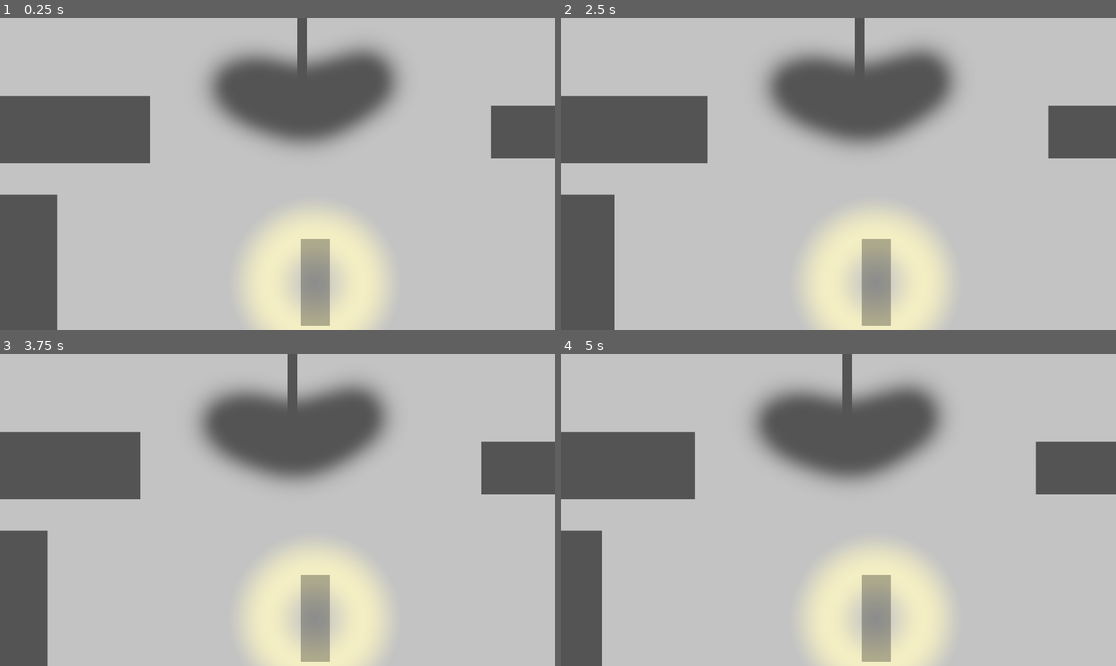
Above: before the commit, frames 1-4 (two rows, left to right).
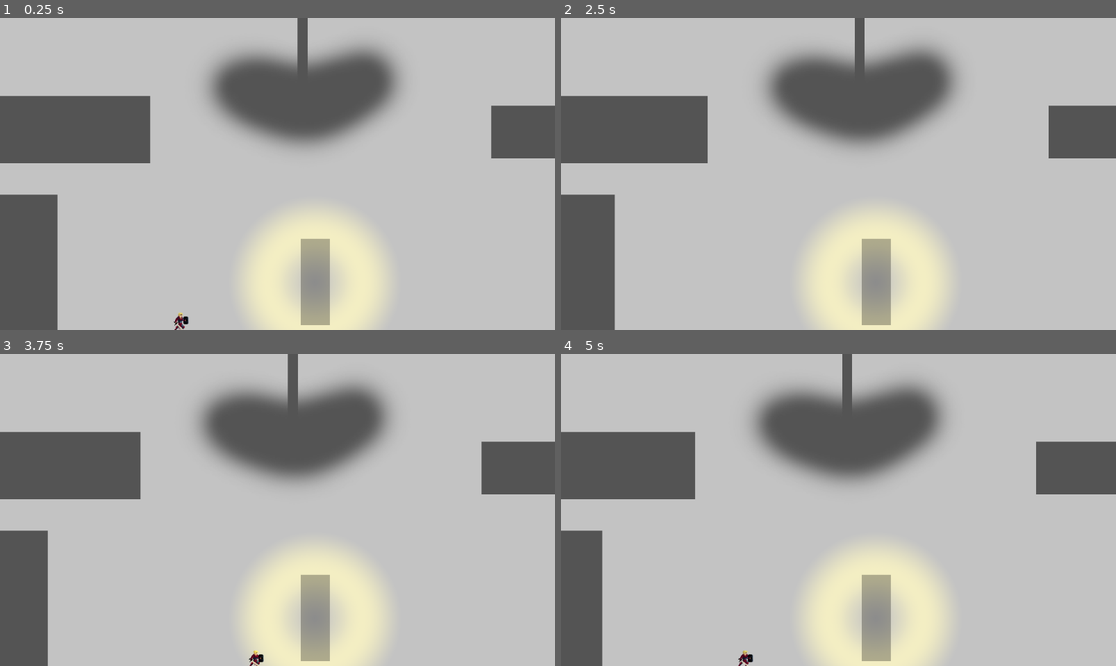
Above: after the commit, the same moments.

Repository: EmersonGGS/Fate-The-Broken-Thread-GameOffJam2021
Game: Godot game, scene res://Scenes/PrototypeRoom.tscn
The game is run twice, just before and just after one commit, with the same random seed, the same clock (stepped at 60 frames per second) and the same inputs.
Inputs:
- Up to frame 1 (0.25 s): no input
- Up to frame 2 (2.5 s): hold Right (ui_right) 0.53-1.28 s; hold Down (down, bound only after the commit) 1.28-2.03 s; tap Enter at 2 s; hold Right (ui_right) from 2.03 s (still down)
- Up to frame 3 (3.75 s): release Right (ui_right) at 2.78 s; hold W (up, bound only after the commit) 2.78-3.53 s; hold A (left, bound only after the commit) from 3.53 s (still down)
- Up to frame 4 (5 s): keep holding A (left, bound only after the commit)

The runs differ from the first frame. In frame 1, 0.2% of the frame differs, in the area x 10-60%, y 0-100%; in frame 2, less than 0.1%; in frame 3, 0.2%, in the area x 8-87%, y 0-100%; in frame 4, 0.2%.

Commit message:
Added knight Idle animation & spritesheets
- Added testing spritesheets for a "knight" character
- Added basic movement

Diff:
--- a/Scenes/PlayerCharacter.tscn
+++ b/Scenes/PlayerCharacter.tscn
@@ -18,6 +18,7 @@
 [node name="Player" type="AnimatedSprite" parent="."]
 position = Vector2( 502.37, 436.791 )
 frames = SubResource( 1 )
+speed_scale = 100.0
 
 [node name="Light2D" type="Light2D" parent="Player"]
 texture = ExtResource( 2 )
--- a/Scenes/PrototypeRoom.tscn
+++ b/Scenes/PrototypeRoom.tscn
@@ -1,10 +1,29 @@
-[gd_scene load_steps=5 format=2]
+[gd_scene load_steps=8 format=2]
 
 [ext_resource path="res://Assets/Background/BoringBackdrop.jpg" type="Texture" id=1]
 [ext_resource path="res://Scenes/PlayerCharacter.tscn" type="PackedScene" id=2]
 [ext_resource path="res://Scripts/PrototypeRoom.gd" type="Script" id=3]
+[ext_resource path="res://Scripts/PlayerMovement.gd" type="Script" id=4]
+[ext_resource path="res://Assets/Player/knight_idle_spritesheet.png" type="Texture" id=5]
 
 [sub_resource type="PhysicsMaterial" id=1]
+
+[sub_resource type="Animation" id=2]
+resource_name = "Idle"
+length = 1.4
+loop = true
+tracks/0/type = "value"
+tracks/0/path = NodePath("Sprite:frame")
+tracks/0/interp = 0
+tracks/0/loop_wrap = true
+tracks/0/imported = false
+tracks/0/enabled = true
+tracks/0/keys = {
+"times": PoolRealArray( 0, 0.1, 0.2, 0.3, 0.4, 0.5, 0.6, 0.7, 0.8, 0.9, 1, 1.1, 1.2, 1.3 ),
+"transitions": PoolRealArray( 1, 1, 1, 1, 1, 1, 1, 1, 1, 1, 1, 1, 1, 1 ),
+"update": 0,
+"values": [ 0, 1, 2, 3, 4, 5, 6, 7, 8, 9, 10, 11, 12, 13 ]
+}
 
 [node name="PrototypeRoom" type="Node2D"]
 script = ExtResource( 3 )
@@ -17,7 +36,8 @@
 linear_damp = 5.0
 
 [node name="Image" type="TextureRect" parent="Background"]
-margin_right = 5128.0
+margin_left = 0.942871
+margin_right = 5128.94
 margin_bottom = 1094.0
 texture = ExtResource( 1 )
 expand = true
@@ -26,4 +46,19 @@
 }
 
 [node name="PlayerCharacter" parent="." instance=ExtResource( 2 )]
-position = Vector2( 588.612, 478.786 )
+position = Vector2( 588.612, 476.9 )
+
+[node name="KinematicBody2D" type="KinematicBody2D" parent="."]
+position = Vector2( 228.16, 155.563 )
+script = ExtResource( 4 )
+
+[node name="CollisionShape2D" type="CollisionShape2D" parent="KinematicBody2D"]
+
+[node name="Sprite" type="Sprite" parent="KinematicBody2D"]
+position = Vector2( 390.772, 904.315 )
+scale = Vector2( 2.21071, 2.21071 )
+texture = ExtResource( 5 )
+hframes = 15
+
+[node name="AnimationPlayer" type="AnimationPlayer" parent="KinematicBody2D"]
+anims/Idle = SubResource( 2 )
--- /dev/null
+++ b/Scripts/PlayerMovement.gd
@@ -0,0 +1,25 @@
+extends KinematicBody2D
+
+export (int) var speed = 200
+
+var velocity = Vector2();
+
+func _ready():
+	$AnimationPlayer.play("Idle")
+
+
+func get_input():
+	velocity = Vector2()
+	if Input.is_action_pressed("right"):
+		velocity.x += 1
+	if Input.is_action_pressed("left"):
+		velocity.x -= 1
+	if Input.is_action_pressed("down"):
+		velocity.y += 1
+	if Input.is_action_pressed("up"):
+		velocity.y -= 1
+	velocity = velocity.normalized() * speed
+
+func _physics_process(delta):
+	get_input()
+	velocity = move_and_slide(velocity)
--- a/project.godot
+++ b/project.godot
@@ -19,6 +19,38 @@
 window/size/width=1920
 window/size/height=1080
 
+[input]
+
+left={
+"deadzone": 0.5,
+"events": [ Object(InputEventKey,"resource_local_to_scene":false,"resource_name":"","device":0,"alt":false,"shift":false,"control":false,"meta":false,"command":false,"pressed":false,"scancode":65,"unicode":0,"echo":false,"script":null)
+, Object(InputEventKey,"resource_local_to_scene":false,"resource_name":"","device":0,"alt":false,"shift":false,"control":false,"meta":false,"command":false,"pressed":false,"scancode":16777231,"unicode":0,"echo":false,"script":null)
+ ]
+}
+right={
+"deadzone": 0.5,
+"events": [ Object(InputEventKey,"resource_local_to_scene":false,"resource_name":"","device":0,"alt":false,"shift":false,"control":false,"meta":false,"command":false,"pressed":false,"scancode":16777233,"unicode":0,"echo":false,"script":null)
+, Object(InputEventKey,"resource_local_to_scene":false,"resource_name":"","device":0,"alt":false,"shift":false,"control":false,"meta":false,"command":false,"pressed":false,"scancode":68,"unicode":0,"echo":false,"script":null)
+ ]
+}
+up={
+"deadzone": 0.5,
+"events": [ Object(InputEventKey,"resource_local_to_scene":false,"resource_name":"","device":0,"alt":false,"shift":false,"control":false,"meta":false,"command":false,"pressed":false,"scancode":87,"unicode":0,"echo":false,"script":null)
+, Object(InputEventKey,"resource_local_to_scene":false,"resource_name":"","device":0,"alt":false,"shift":false,"control":false,"meta":false,"command":false,"pressed":false,"scancode":16777232,"unicode":0,"echo":false,"script":null)
+ ]
+}
+down={
+"deadzone": 0.5,
+"events": [ Object(InputEventKey,"resource_local_to_scene":false,"resource_name":"","device":0,"alt":false,"shift":false,"control":false,"meta":false,"command":false,"pressed":false,"scancode":16777234,"unicode":0,"echo":false,"script":null)
+, Object(InputEventKey,"resource_local_to_scene":false,"resource_name":"","device":0,"alt":false,"shift":false,"control":false,"meta":false,"command":false,"pressed":false,"scancode":83,"unicode":0,"echo":false,"script":null)
+ ]
+}
+click={
+"deadzone": 0.5,
+"events": [ Object(InputEventMouseButton,"resource_local_to_scene":false,"resource_name":"","device":0,"alt":false,"shift":false,"control":false,"meta":false,"command":false,"button_mask":0,"position":Vector2( 0, 0 ),"global_position":Vector2( 0, 0 ),"factor":1.0,"button_index":1,"pressed":false,"doubleclick":false,"script":null)
+ ]
+}
+
 [physics]
 
 common/enable_pause_aware_picking=true
Binary file added: Assets/Player/knight_death_spritesheet.png
Not shown, added: Assets/Player/knight_death_spritesheet.png.import
Binary file added: Assets/Player/knight_idle_spritesheet.png
Not shown, added: Assets/Player/knight_idle_spritesheet.png.import
Binary file added: Assets/Player/knight_jump_fall_spritesheet.png
Not shown, added: Assets/Player/knight_jump_fall_spritesheet.png.import
Binary file added: Assets/Player/knight_roll_spritesheet.png
Not shown, added: Assets/Player/knight_roll_spritesheet.png.import
Binary file added: Assets/Player/knight_run_spritesheet.png
Not shown, added: Assets/Player/knight_run_spritesheet.png.import
Binary file added: Assets/Player/knight_shield_spritesheet.png
Not shown, added: Assets/Player/knight_shield_spritesheet.png.import
